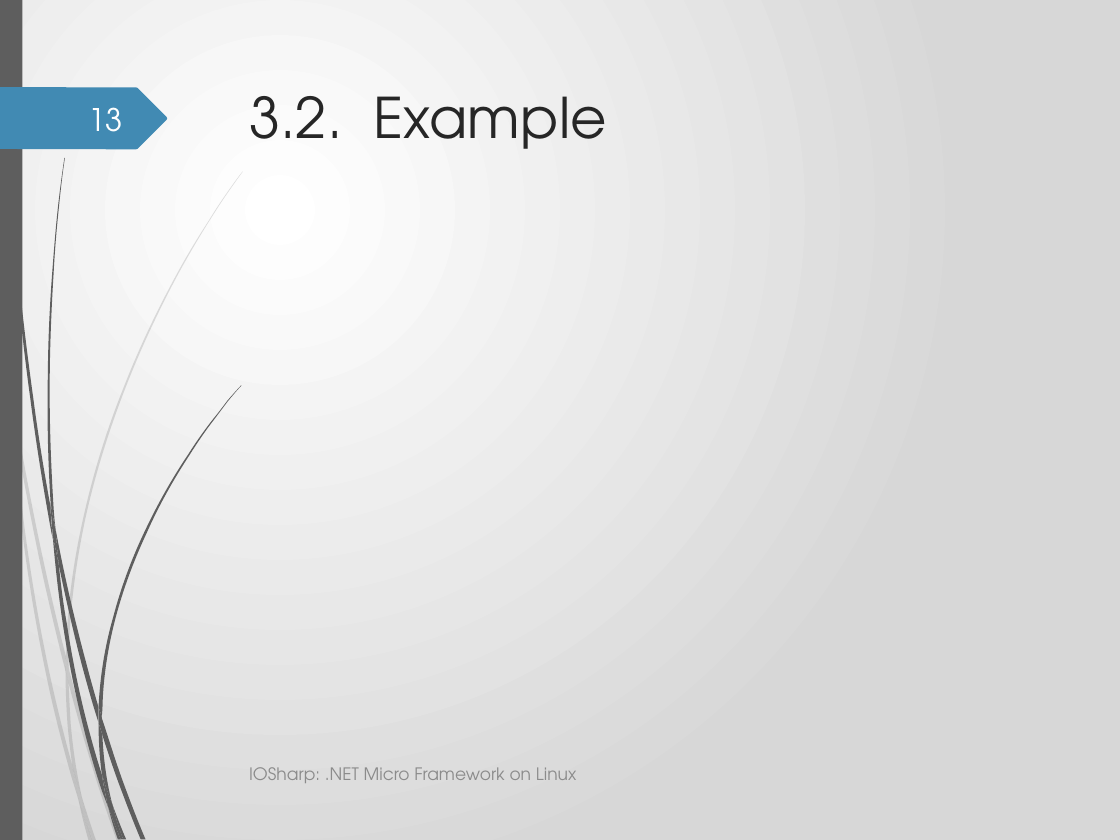
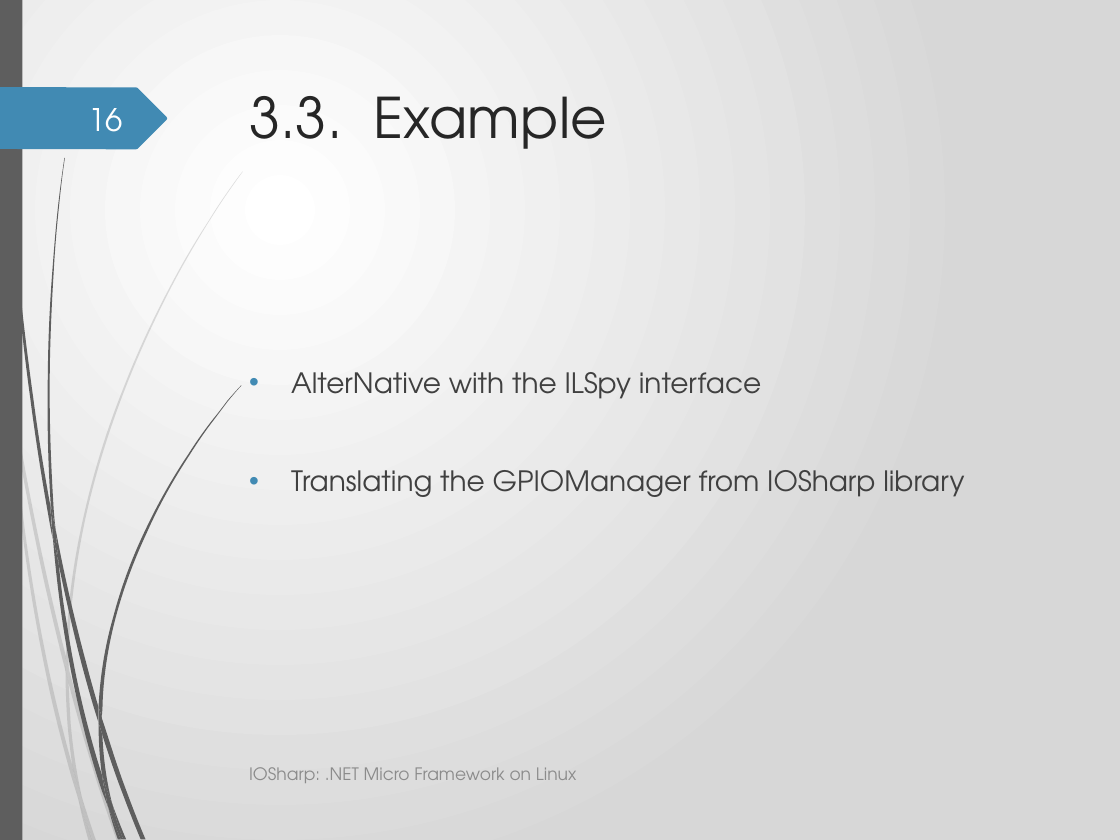
Before and after one commit to GerardSoleCa/BachelorThesisMisc, a slide deck: slide 16 of ThesisDoc/IOSharp.pptx (slide 13 before the commit). Drawn at 1120x840 pixels with LibreOffice and Linux fonts; fonts in the diff are those of the drawing; background and template pictures are left out. Boxes give left, top, right and bottom in pixels: in the first picture for what was removed or moved away, otherwise in the second. Text is boxed around its words. In the diff, an @@ line names an element or a change of style, - is before the commit and + after.

```diff
--- a/ThesisDoc/IOSharp.pptx
+++ b/ThesisDoc/IOSharp.pptx
@@ page number at box(89, 108, 123, 132): text changed @@
-13
+16
@@ title at box(249, 96, 607, 149): text changed @@
-3.2. Example
+3.3. Example
@@ text added at box(291, 372, 964, 497), 18 pt, text #404040 @@
+• AlterNative with the ILSpy interface
+• Translating the GPIOManager from IOSharp library
```
Also in this commit, not shown: 8 other slides changed, 4 slides added, 5 other files.
